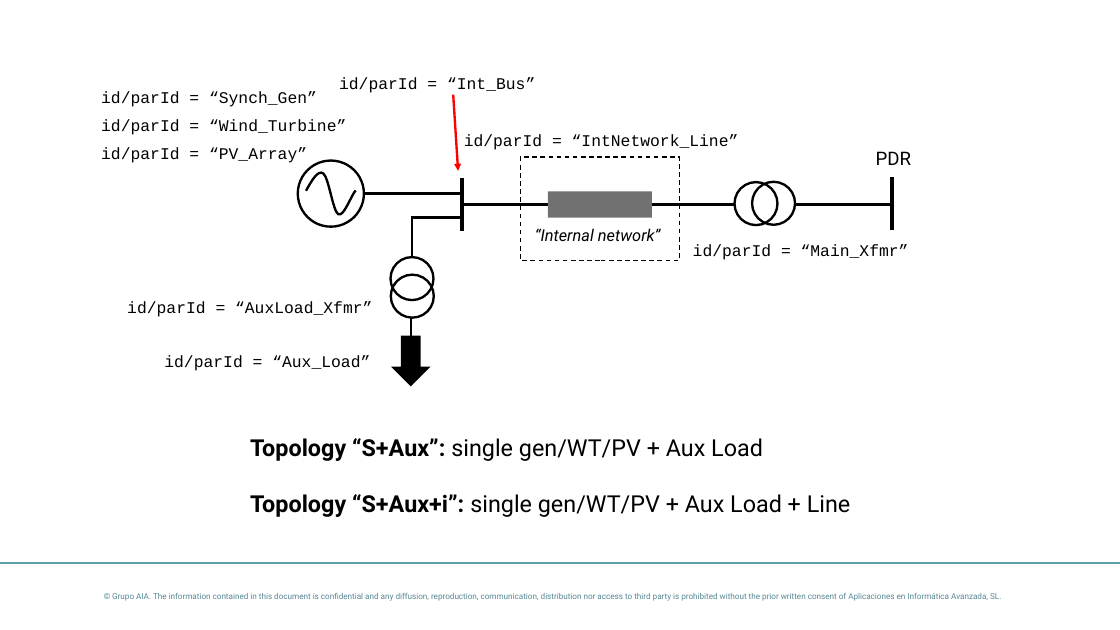
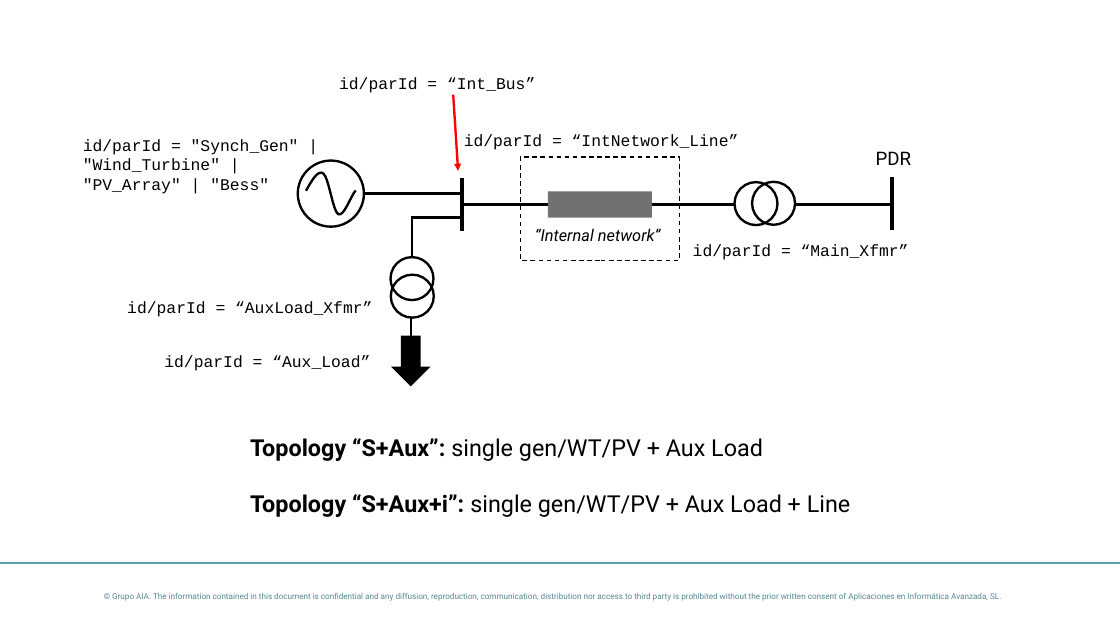
Before and after one commit to dynawo/dyn-grid-compliance-verification, a slide deck: slide 3 of docs/initialization/topology_catalog.pptx. Drawn at 1120x630 pixels with LibreOffice and Linux fonts; fonts in the diff are those of the drawing; background and template pictures are left out. Boxes give left, top, right and bottom in pixels: in the first picture for what was removed or moved away, otherwise in the second. Text is boxed around its words. In the diff, an @@ line names an element or a change of style, - is before the commit and + after.

```diff
--- a/docs/initialization/topology_catalog.pptx
+++ b/docs/initialization/topology_catalog.pptx
@@ text removed at <box>101,119,346,135</box> @@
-id/parId = “Wind_Turbine”
@@ text at <box>83,139,299,194</box>: text changed @@
-id/parId = “Synch_Gen”
+id/parId = "Synch_Gen" | "Wind_Turbine" | "PV_Array" | "Bess"
@@ text removed at <box>101,147,307,163</box> @@
-id/parId = “PV_Array”
```
Also in this commit, not shown: 4 other slides changed, 10 other files.
